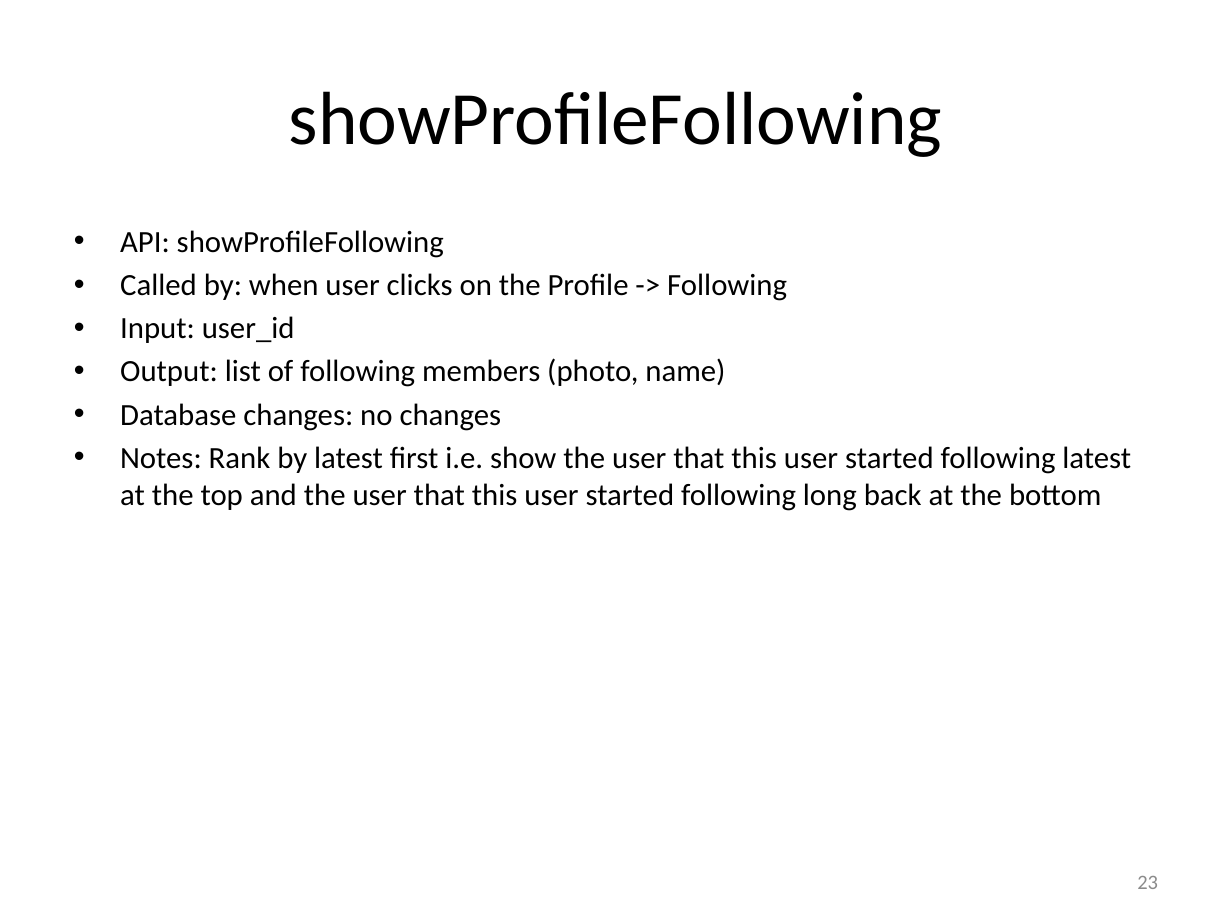
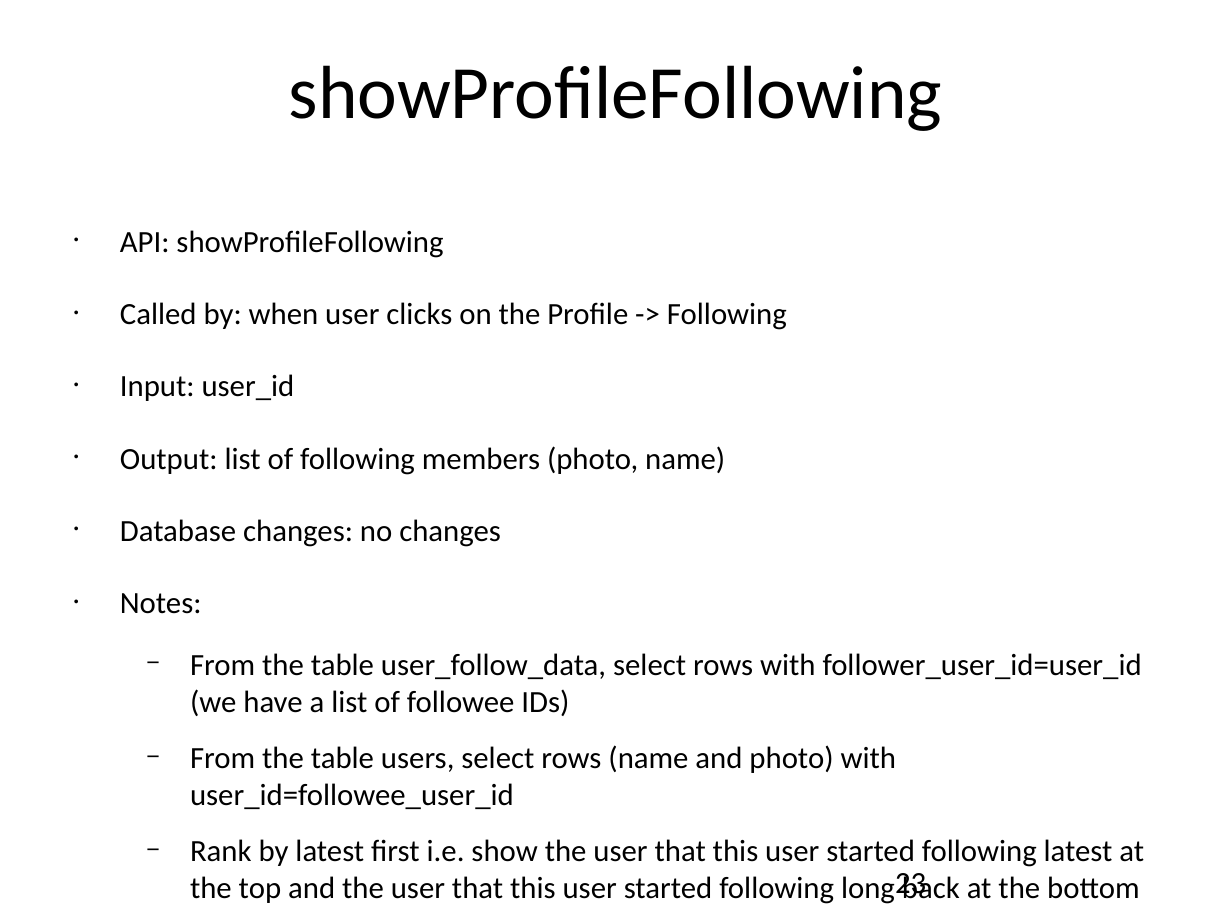
Before and after one commit to catalonia/mob, a slide deck: slide 23 of ws/WS Design Docs/API_Listing.pptx. Drawn at 1232x924 pixels with LibreOffice and Linux fonts; fonts in the diff are those of the drawing. Boxes give left, top, right and bottom in pixels: in the first picture for what was removed or moved away, otherwise in the second. Text is boxed around its words. In the diff, an @@ line names an element or a change of style, - is before the commit and + after.

Commit message:
Show friend
submitMyProfileAboutMe+ showUserProfileFriend + showProfileFollower+
showProfileFollowing, update plan, update API_Listing and add new
function to Document Webservice.

```diff
--- a/ws/WS Design Docs/API_Listing.pptx
+++ b/ws/WS Design Docs/API_Listing.pptx
@@ title "showProfileFollowing" at [289,65,942,131]: vertical alignment middle to top @@
@@ text at [120,230,787,547]: indent changed; more space between paragraphs @@
@@ text at [120,593,1144,904]: text changed @@
-• Notes: Rank by latest first i.e. show the user that this user started following latest at the top and the user that this user started following long back at the bottom
+• Notes:
+  − From the table user_follow_data, select rows with follower_user_id=user_id (we have a list of followee IDs)
+  − From the table users, select rows (name and photo) with user_id=followee_user_id
+  − Rank by latest first i.e. show the user that this user started following latest at the top and the user that this user started following long back at the bottom
@@ page number at [895,873,926,899]: size 12 to 18 pt, text colour #8C8C8C to #000000; alignment right to left; vertical alignment middle to top @@
```
Also in this commit, not shown: 38 other slides changed, 2 slides added, 20 other files.
